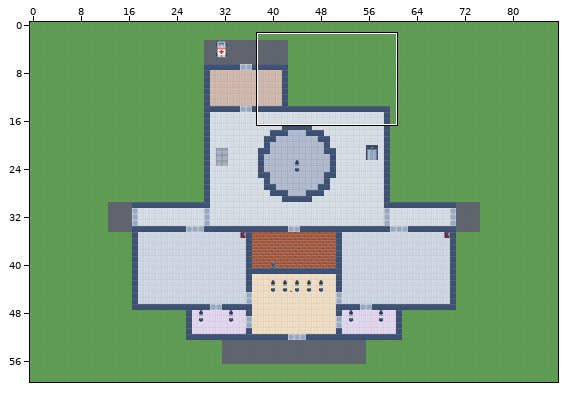
Two states of a Tiled map (JSON), hospital2d/maps/floor0.tmj. Above, an overview of the earlier version with the close-up marked.
Close-up. Before the commit:
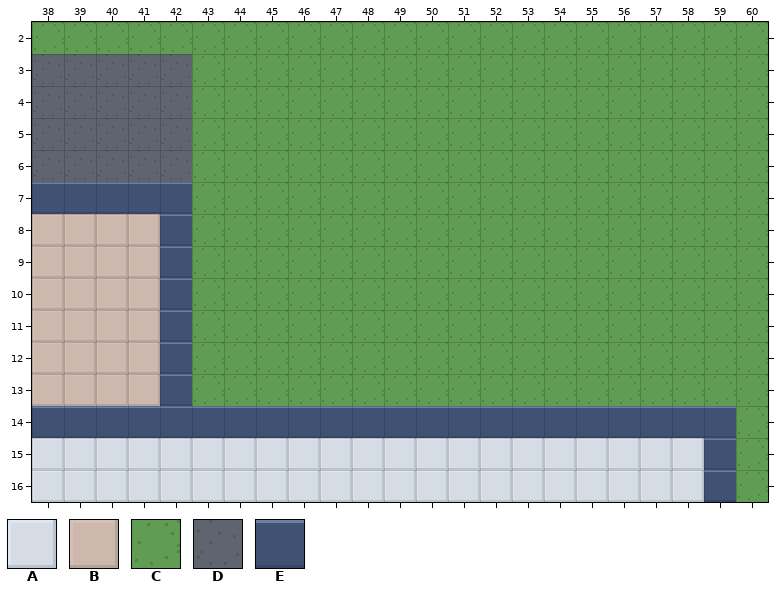
Cells are 16x16 px. Shown: x 38..60, y 2..16.
Key: from "hospital": A 45 "floor_corridor", B 48 "floor_emergency", C 49 "floor_grass", D 53 "floor_street", E 57 "wall".
_ is an empty cell.
Objects are placed by their top-left corner, in cells (3,4 is the top-left corner of cell 3,4); size is 1x1 cell unless given.
Layer "ground" before, first column x 38:
 2 CCCCCCCCCCCCCCCCCCCCCCC
 3 DDDDDCCCCCCCCCCCCCCCCCC
 4 DDDDDCCCCCCCCCCCCCCCCCC
 5 DDDDDCCCCCCCCCCCCCCCCCC
 6 DDDDDCCCCCCCCCCCCCCCCCC
 7 EEEEECCCCCCCCCCCCCCCCCC
 8 BBBBECCCCCCCCCCCCCCCCCC
 9 BBBBECCCCCCCCCCCCCCCCCC
10 BBBBECCCCCCCCCCCCCCCCCC
11 BBBBECCCCCCCCCCCCCCCCCC
12 BBBBECCCCCCCCCCCCCCCCCC
13 BBBBECCCCCCCCCCCCCCCCCC
14 EEEEEEEEEEEEEEEEEEEEEEC
15 AAAAAAAAAAAAAAAAAAAAAEC
16 AAAAAAAAAAAAAAAAAAAAAEC
After:
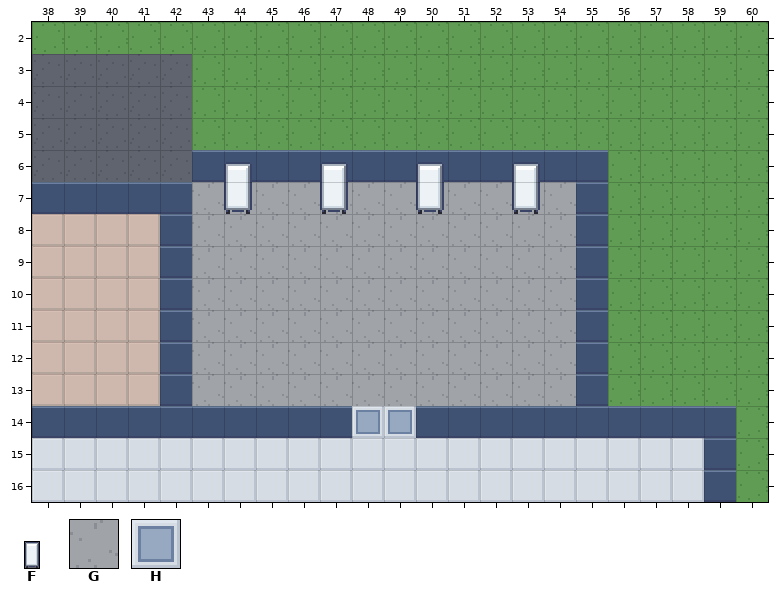
Further tiles: from "hospital": F 36 "stretcher_v", G 52 "floor_storage", H 58 "door".
Difference:
Layer "ground":
The author changed tile C to tile E in row 6 at x 43 to 55; in rows 7 to 13 at x 55.
The author changed tile C to tile G in rows 7 to 13 at x 43 to 54.
The author changed tile E to tile H in row 14 at x 48 to 49.
Layer "furniture":
A new object: F "stretcher_v" at 44,6.4 size 0.9x1.6.
A new object: F "stretcher_v" at 47,6.4 size 0.9x1.6.
A new object: F "stretcher_v" at 50,6.4 size 0.9x1.6.
A new object: F "stretcher_v" at 53,6.4 size 0.9x1.6.
Where, in picture pixels (left, top, right, bottom), the same in both close-ups:
changed: (192, 150, 608, 438)
